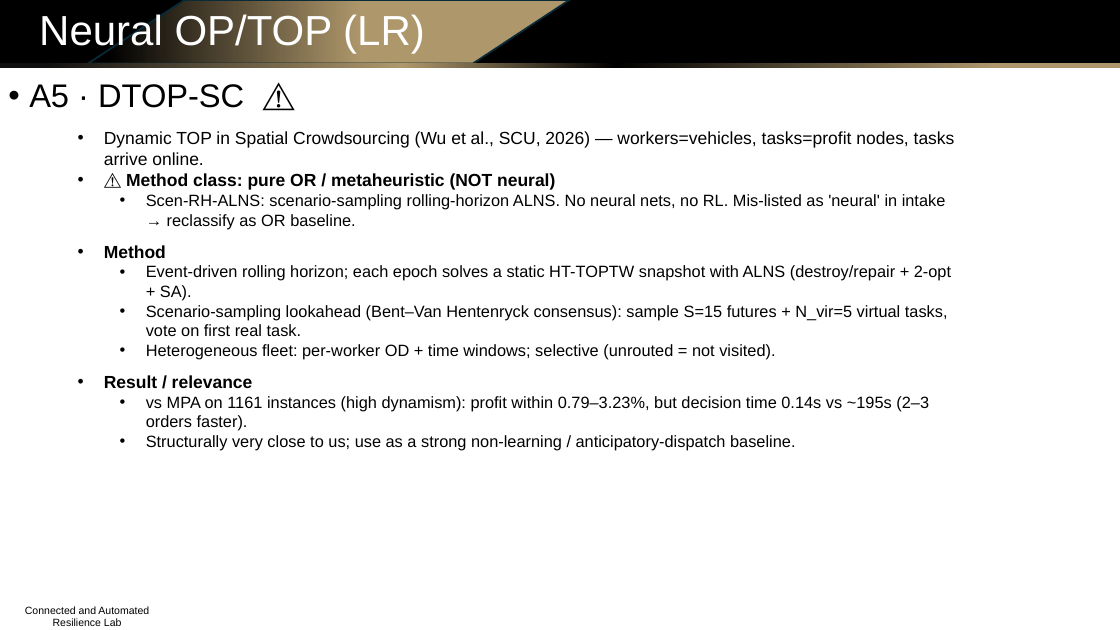
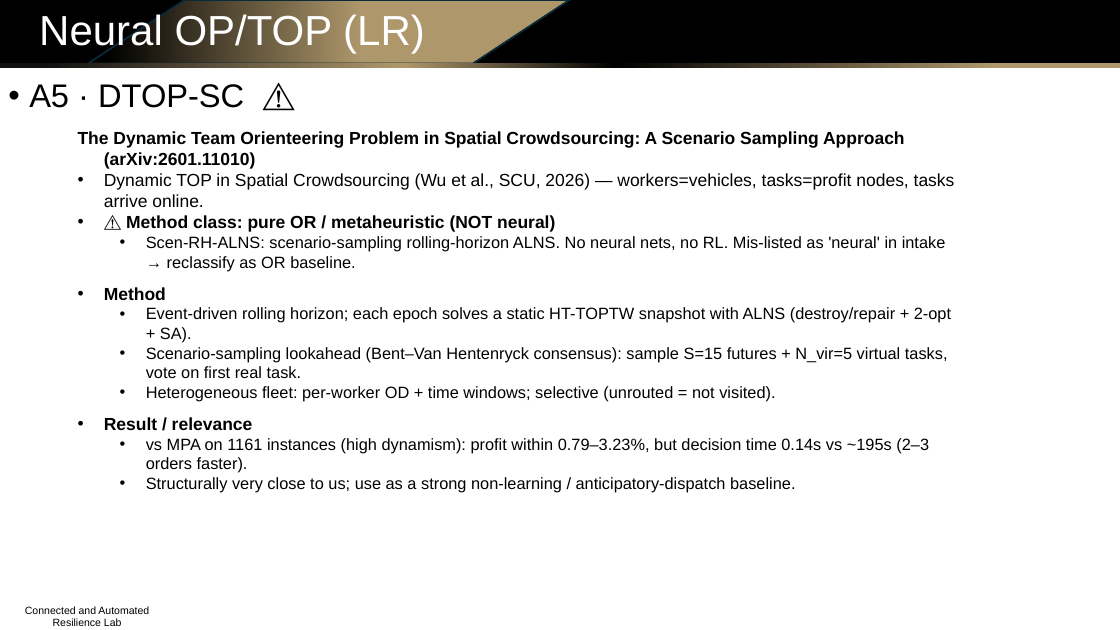
Before and after one commit to Dylan-Wyl10/RoboSense, a slide deck: slide 6 of experiments/20260714-op-fm-survey/op_fm_survey_slides.pptx. Drawn at 1120x630 pixels with LibreOffice and Linux fonts; fonts in the diff are those of the drawing; background and template pictures are left out. Boxes give left, top, right and bottom in pixels: in the first picture for what was removed or moved away, otherwise in the second. Text is boxed around its words. In the diff, an @@ line names an element or a change of style, - is before the commit and + after.

```diff
--- a/experiments/20260714-op-fm-survey/op_fm_survey_slides.pptx
+++ b/experiments/20260714-op-fm-survey/op_fm_survey_slides.pptx
@@ text at bbox=[78, 131, 905, 169]: paragraph added @@
+The Dynamic Team Orienteering Problem in Spatial Crowdsourcing: A Scenario Sampling Approach (arXiv:2601.11010)
```
Also in this commit, not shown: 8 other slides changed, 2 other files.
